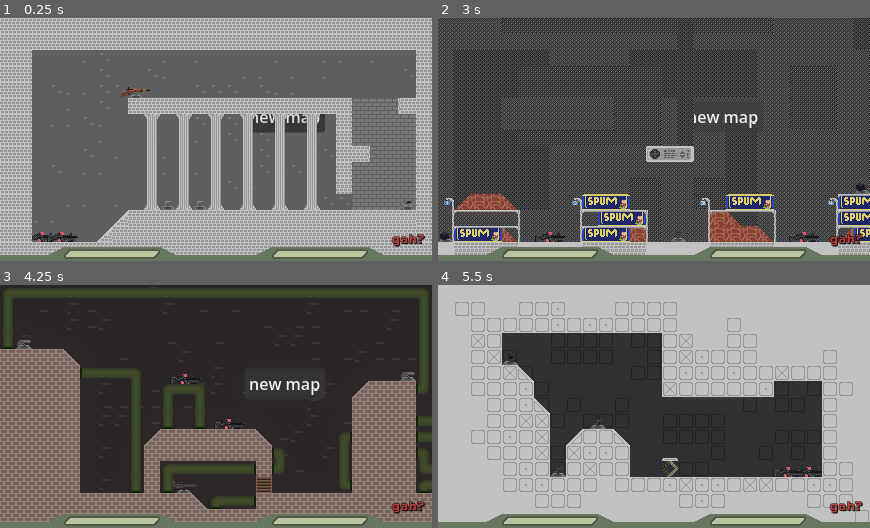
Above: before the commit, frames 1-4 (two rows, left to right).
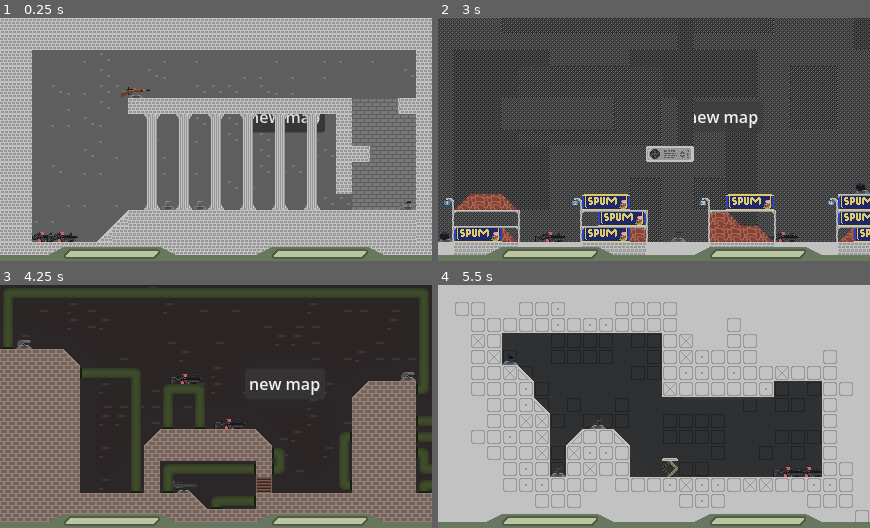
Above: after the commit, the same moments.

Repository: snuggyizme/horse-fishstick
Game: Godot game, scene res://scenes/main.tscn
Same seed, same stepped clock (60 frames per second), same inputs: the game is played once before the commit and once after it. The project has no main scene, so this scene is started directly.
Inputs:
- Up to frame 1 (0.25 s): no input
- Up to frame 2 (3 s): click "new map" at 0.5 s; click "new map" at 1.25 s; click "new map" at 2 s; tap Enter at 2.75 s
- Up to frame 3 (4.25 s): tap Space at 3.5 s
- Up to frame 4 (5.5 s): tap Enter at 4.25 s; tap Space at 5 s

The runs differ from the first frame. In frame 1, 0.3% of the frame differs, in the area x 90-99%, y 88-95%; in frame 2, 0.5%, in the area x 76-99%, y 88-95%; in frame 3, 0.3%; in frame 4, 0.3%.

Commit message:
hell on urath

Diff:
--- a/scenes/ui.tscn
+++ b/scenes/ui.tscn
@@ -71,6 +71,5 @@
 theme_override_font_sizes/italics_font_size = 11
 theme_override_font_sizes/mono_font_size = 11
 theme_override_styles/normal = SubResource("StyleBoxEmpty_wm3ai")
-text = "gah?"
 horizontal_alignment = 2
 vertical_alignment = 2
--- a/scripts/player.gd
+++ b/scripts/player.gd
@@ -11,29 +11,20 @@
 var jumpSpeed = -210.0
 const wallJumpSpeed = -210.0 # fuc kyou
 const airFriction = 10
-
 var maxWallJumps = 3
-var wallJumps = maxWallJumps
-
-var skip = false
+var gravity = 3
 
 var facingDirection: Vector2
 var yAim: int # 1 up 0 none -1 down
 var aimingX: bool
 
 var wallLock = 0.0
-
-var uiScene
-
-const defaults = {
-	"maxSpeed": 400,
-	"jumpSpeed": -210.0,
-	"maxWallJumps": 1,
-}
+var wasOnFloor = false
+var wallJumps = maxWallJumps
 
 @export var inputPrefix: String # p1- p2-
 
-@onready var coyote = $coyoteTimer
+@onready var coyote: Timer = $coyoteTimer
 
 func justSwapped():
 	return Input.is_action_just_pressed(inputPrefix + "swap")
@@ -41,7 +32,6 @@
 func teleportAndStop(pos: Vector2):
 	global_position = pos
 	velocity = Vector2.ZERO
-	skip = true
 
 func nudge(direction: Vector2, speed):
 	velocity += -direction * speed
@@ -61,9 +51,33 @@
 
 	emit_signal("damaged", opponentGun.damage, hp)
 
-func _ready():
-	uiScene = get_node("../ui")
+func _physics_process(delta: float) -> void:
+	var onFloor = is_on_floor()
+	var onWall = is_on_wall_only()
 
+	# Start coyote jump timer
+	if not onFloor:
+		if wasOnFloor:
+			coyote.start()
+
+	# Jump from ground
+	if Input.is_action_pressed(inputPrefix + "up") and (onFloor or coyote.is_stopped()):
+		velocity.y += jumpSpeed
+
+	# Reset walljump limit
+	if onFloor:
+		wallJumps = maxWallJumps
+
+	# Apply gravity
+	velocity += get_gravity() * delta * gravity
+
+	# Walljumps ( hell ) ( urath )
+	# Get current ( last ) on-floor state and move
+	wasOnFloor = is_on_floor()
+	move_and_slide()
+
+	# Old shitty script for reference / restore
+	if false: print("""
 func _physics_process(delta: float) -> void:
 	if skip:
 		skip = false
@@ -138,3 +152,4 @@
 
 func onCoyoteTimerTimeout() -> void:
 	pass # Replace with function body.
+""") # hehe comment but its print
